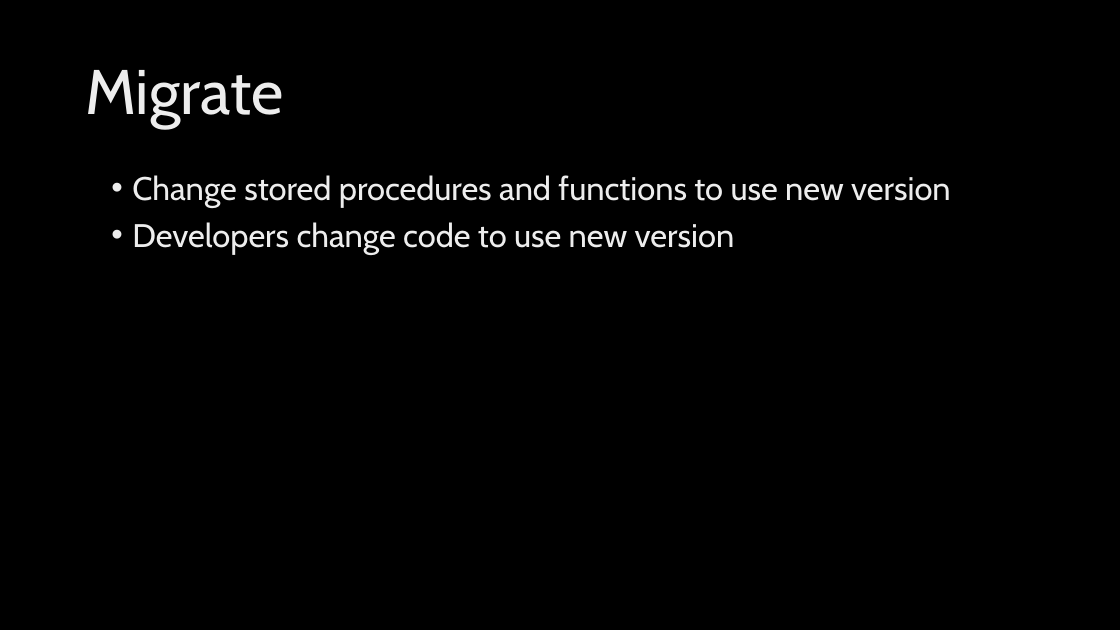
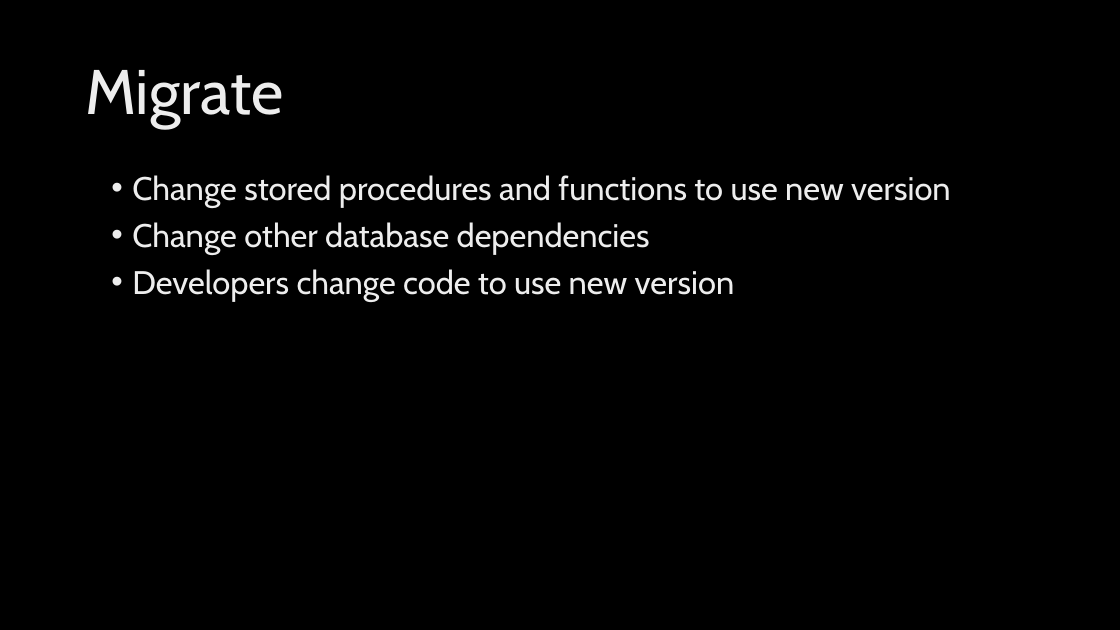
Before and after one commit to poedevop-fm/Database-Refactoring-Demo, a slide deck: slide 10 of Triggers & Refactoring.pptx (slide 9 before the commit). Drawn at 1120x630 pixels with LibreOffice and Linux fonts; fonts in the diff are those of the drawing; background and template pictures are left out. Boxes give left, top, right and bottom in pixels: in the first picture for what was removed or moved away, otherwise in the second. Text is boxed around its words. In the diff, an @@ line names an element or a change of style, - is before the commit and + after.

```diff
--- a/Triggers & Refactoring.pptx
+++ b/Triggers & Refactoring.pptx
@@ text at bbox=[132, 222, 650, 255]: paragraph added @@
+• Change other database dependencies
```
Also in this commit, not shown: 3 other slides changed, 1 slide added, 5 other files.
